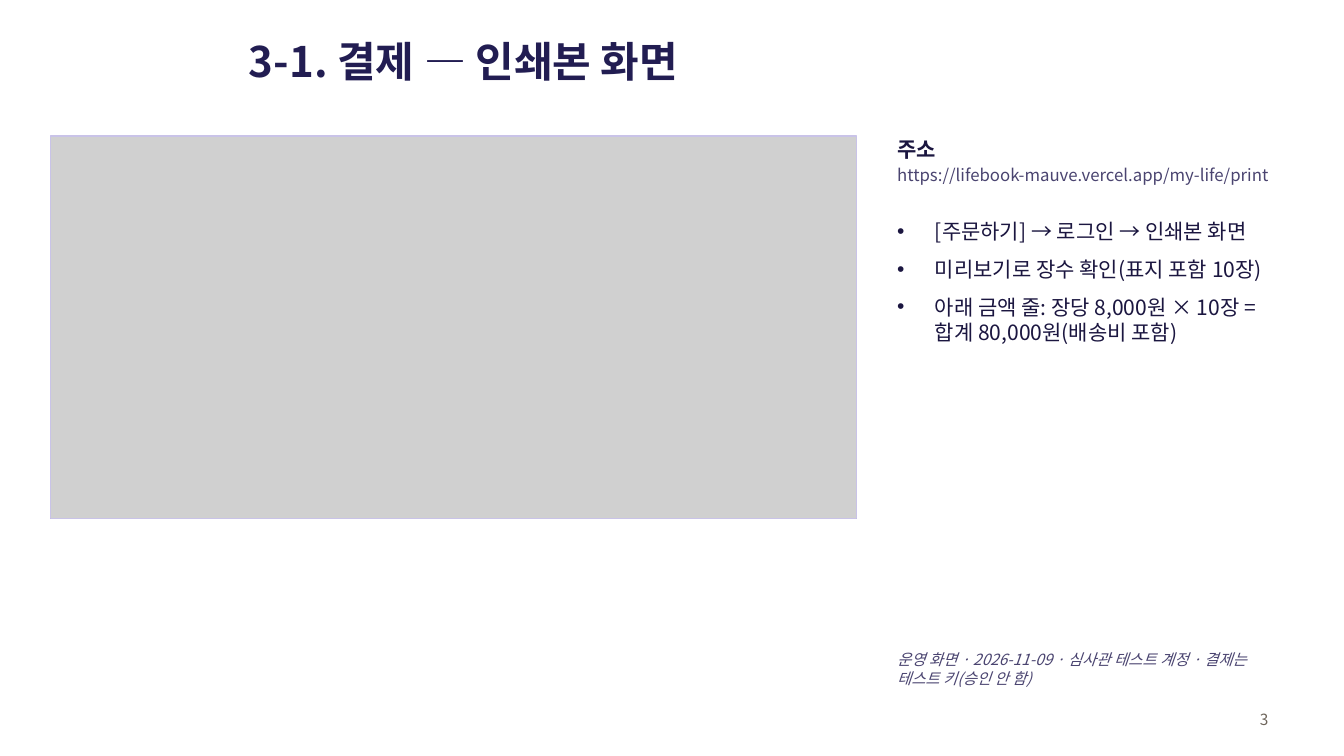
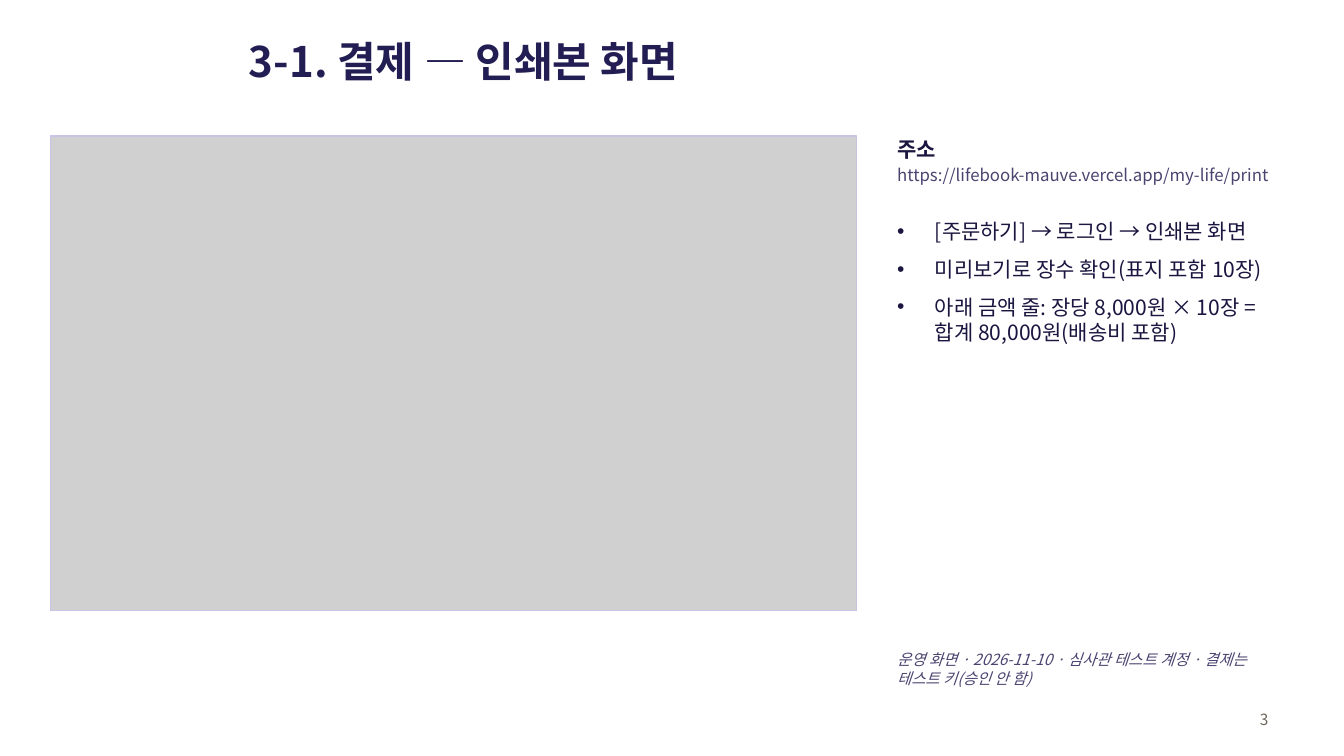
Before and after one commit to sml122900/lifebook, a slide deck: slide 3 of docs/toss/lifebook-결제경로.pptx. Drawn at 1344x756 pixels with LibreOffice and Linux fonts; fonts in the diff are those of the drawing; grey boxes stand for pictures. Boxes give left, top, right and bottom in pixels: in the first picture for what was removed or moved away, otherwise in the second. Text is boxed around its words. In the diff, an @@ line names an element or a change of style, - is before the commit and + after.

```diff
--- a/docs/toss/lifebook-결제경로.pptx
+++ b/docs/toss/lifebook-결제경로.pptx
@@ picture: place and size @@
-picture at box(50, 136, 857, 519)
+picture at box(50, 136, 857, 611)
@@ rectangle: place and size @@
-rectangle at box(50, 136, 857, 519)
+rectangle at box(50, 136, 857, 611)
@@ text at box(897, 652, 1247, 687): text changed @@
-운영 화면 · 2026-11-09 · 심사관 테스트 계정 · 결제는 테스트 키(승인 안 함)
+운영 화면 · 2026-11-10 · 심사관 테스트 계정 · 결제는 테스트 키(승인 안 함)
```
Also in this commit, not shown: 8 other slides changed, 1 slide removed, 2 other files.
